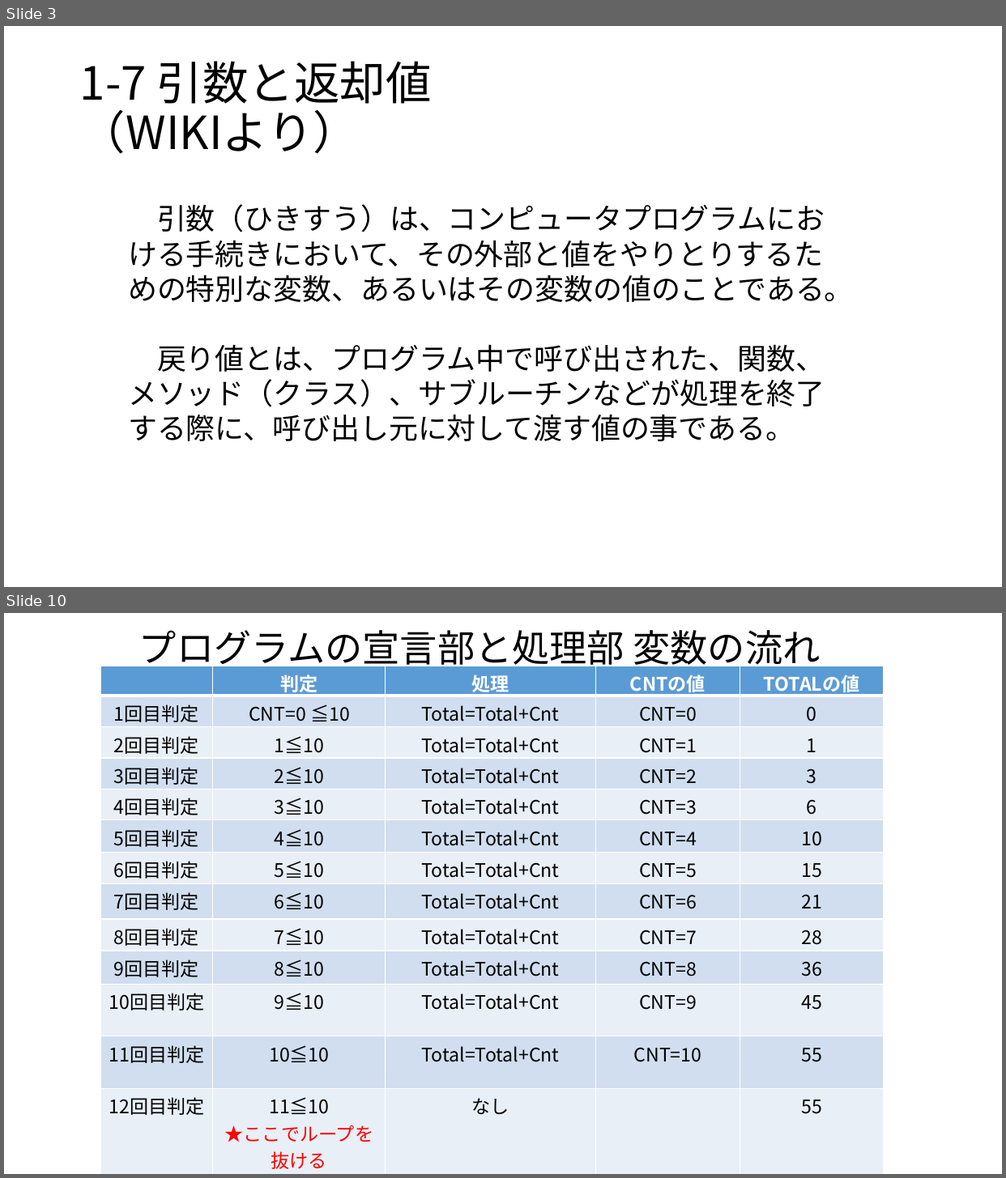
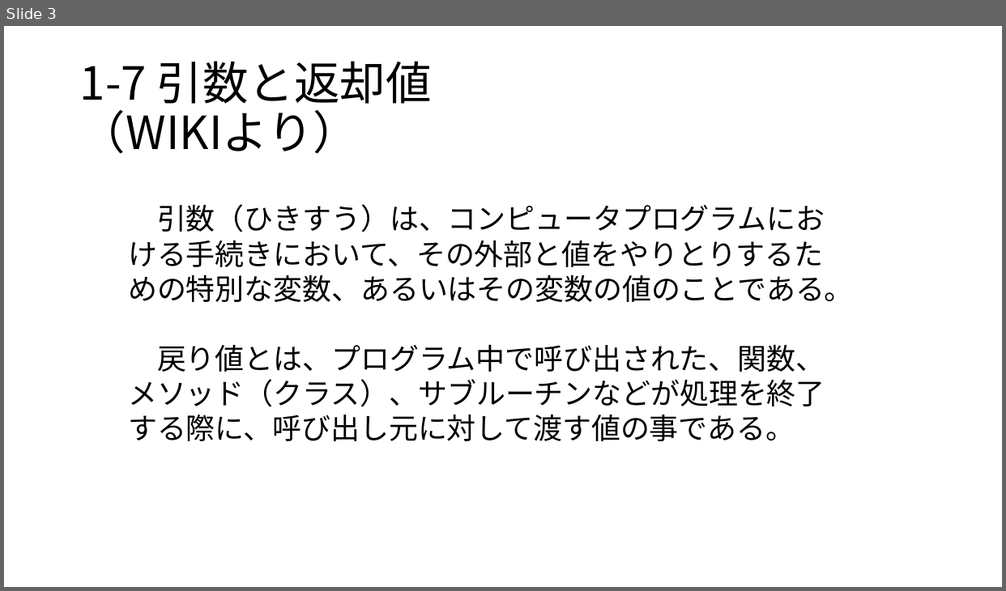
Before and after one commit to masakage/algorithm, a slide deck: docs/第5回引数と返却値.pptx. Shown one above the other, each under a label of ours: slides 3 and 10 before the commit, slide 3 after it; the slides between them are not shown. The pictures are 1006x1178 and 1006x591 pixels, drawn with LibreOffice and Linux fonts; fonts in the diff are those of the drawing. Boxes give left, top, right and bottom in pixels: in the first picture for what was removed or moved away, otherwise in the second. Text is boxed around its words. In the diff, an @@ line names an element or a change of style, - is before the commit and + after.

```diff
--- a/docs/第5回引数と返却値.pptx
+++ b/docs/第5回引数と返却値.pptx
@@ slide 10 removed at bbox=[4, 613, 1002, 1174], background #FFFFFF @@
@@ text removed at bbox=[139, 630, 820, 671] @@
-プログラムの宣言部と処理部 変数の流れ
@@ table removed at bbox=[100, 666, 884, 1173], 13 rows, 5 columns @@
- | 判定 | 処理 | CNTの値 | TOTALの値
-1回目判定 | CNT=0 ≦10 | Total=Total+Cnt | CNT=0 | 0
-2回目判定 | 1≦10 | Total=Total+Cnt | CNT=1 | 1
-3回目判定 | 2≦10 | Total=Total+Cnt | CNT=2 | 3
-4回目判定 | 3≦10 | Total=Total+Cnt | CNT=3 | 6
-5回目判定 | 4≦10 | Total=Total+Cnt | CNT=4 | 10
-6回目判定 | 5≦10 | Total=Total+Cnt | CNT=5 | 15
-7回目判定 | 6≦10 | Total=Total+Cnt | CNT=6 | 21
-8回目判定 | 7≦10 | Total=Total+Cnt | CNT=7 | 28
-9回目判定 | 8≦10 | Total=Total+Cnt | CNT=8 | 36
-10回目判定 | 9≦10 | Total=Total+Cnt | CNT=9 | 45
-11回目判定 | 10≦10 | Total=Total+Cnt | CNT=10 | 55
-12回目判定 | 11≦10 / ★ここでループを抜ける | なし |  | 55
```
Also in this commit, not shown: 3 slides changed, 4 slides added, 7 other slides removed, 3 other files.
